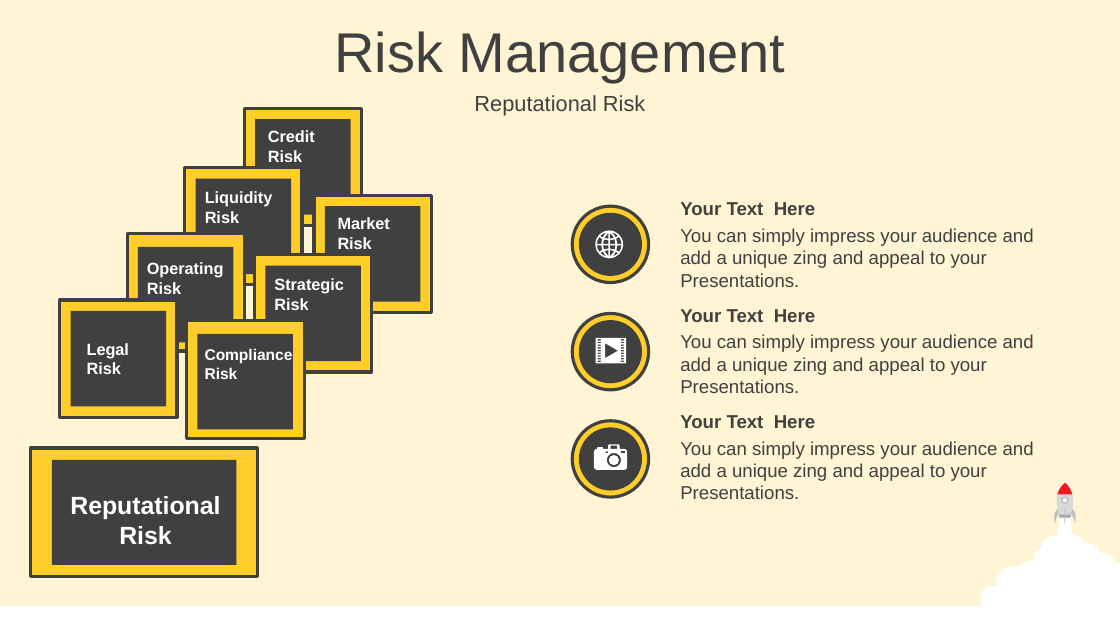
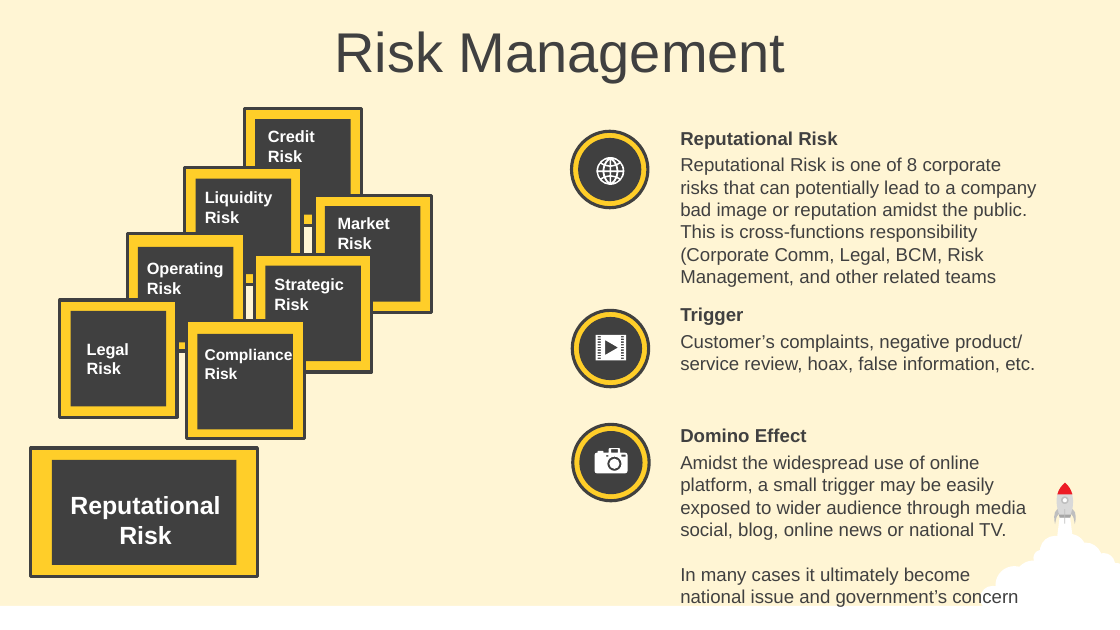
Before and after one commit to Damianus04/data-science-purwadhika-final-project, a slide deck: slide 4 of 0-Final-Project-Presentation.pptx. Drawn at 1120x630 pixels with LibreOffice and Linux fonts; fonts in the diff are those of the drawing. Boxes give left, top, right and bottom in pixels: in the first picture for what was removed or moved away, otherwise in the second. Text is boxed around its words. In the diff, an @@ line names an element or a change of style, - is before the commit and + after.

```diff
--- a/0-Final-Project-Presentation.pptx
+++ b/0-Final-Project-Presentation.pptx
@@ 2 ellipses, 1 freeform shape: place and size @@
-2 ellipses, 1 freeform shape at <box>572,206,648,282</box>
+2 ellipses, 1 freeform shape at <box>571,131,647,207</box>
@@ text "Reputational Risk": place and size @@
-text "Reputational Risk" at <box>474,95,645,116</box>
+text "Reputational Risk" at <box>680,131,837,149</box>
@@ text "Reputational Risk" at <box>680,131,837,149</box>: size 14 to 12 pt, bold on; alignment centre to left; less space between paragraphs; vertical alignment middle to top @@
@@ text at <box>680,157,1037,287</box>: text changed @@
-You can simply impress your audience and add a unique zing and appeal to your Presentations.
+Reputational Risk is one of 8 corporate risks that can potentially lead to a company bad image or reputation amidst the public.
+This is cross-functions responsibility (Corporate Comm, Legal, BCM, Risk Management, and other related teams
@@ text removed at <box>680,202,815,215</box> @@
-Your Text Here
@@ ellipse: place and size @@
-ellipse at <box>572,314,648,390</box>
+ellipse at <box>572,310,648,386</box>
@@ text at <box>680,307,743,325</box>: text changed @@
-Your Text Here
+Trigger
@@ freeform shape at <box>596,335,626,361</box>: outline redrawn @@
@@ text at <box>680,334,1035,373</box>: text changed @@
-You can simply impress your audience and add a unique zing and appeal to your Presentations.
+Customer’s complaints, negative product/service review, hoax, false information, etc.
@@ ellipse: place and size @@
-ellipse at <box>572,421,648,497</box>
+ellipse at <box>572,424,648,501</box>
@@ freeform shape: place and size @@
-freeform shape at <box>594,445,627,470</box>
+freeform shape at <box>595,448,628,474</box>
@@ text at <box>680,428,807,442</box>: text changed @@
-Your Text Here
+Domino Effect
@@ text at <box>680,455,1026,608</box>: text changed @@
-You can simply impress your audience and add a unique zing and appeal to your Presentations.
+Amidst the widespread use of online platform, a small trigger may be easily exposed to wider audience through media social, blog, online news or national TV.
+In many cases it ultimately become national issue and government’s concern
```
Also in this commit, not shown: 2 other slides changed, 17 slides added, 3 other files.
